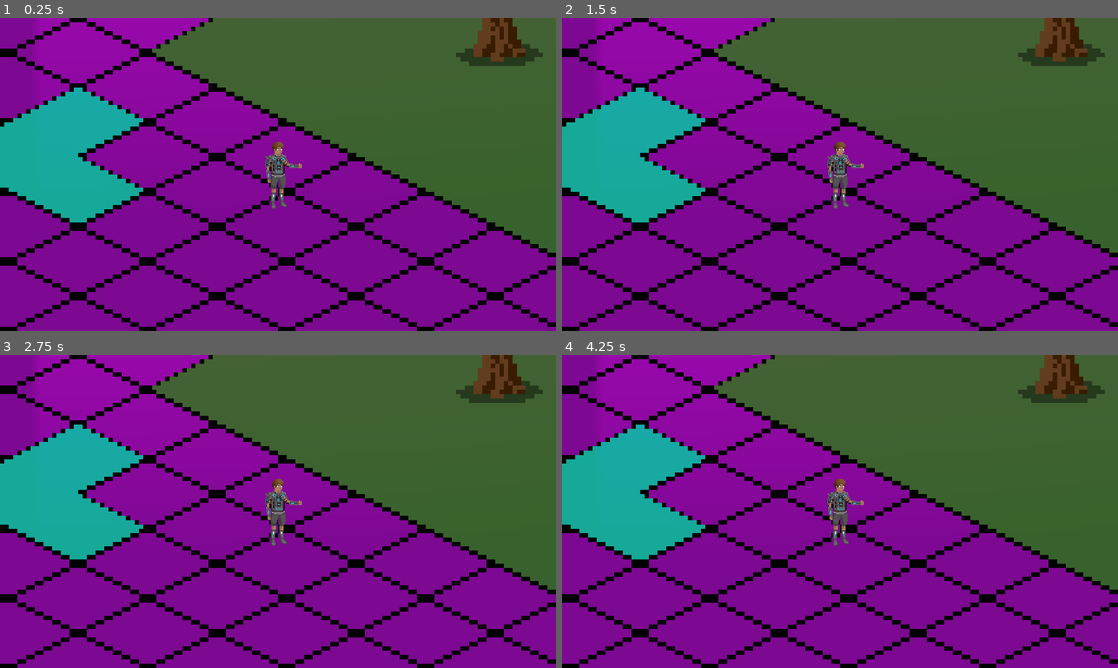
Above: before the commit, frames 1-4 (two rows, left to right).
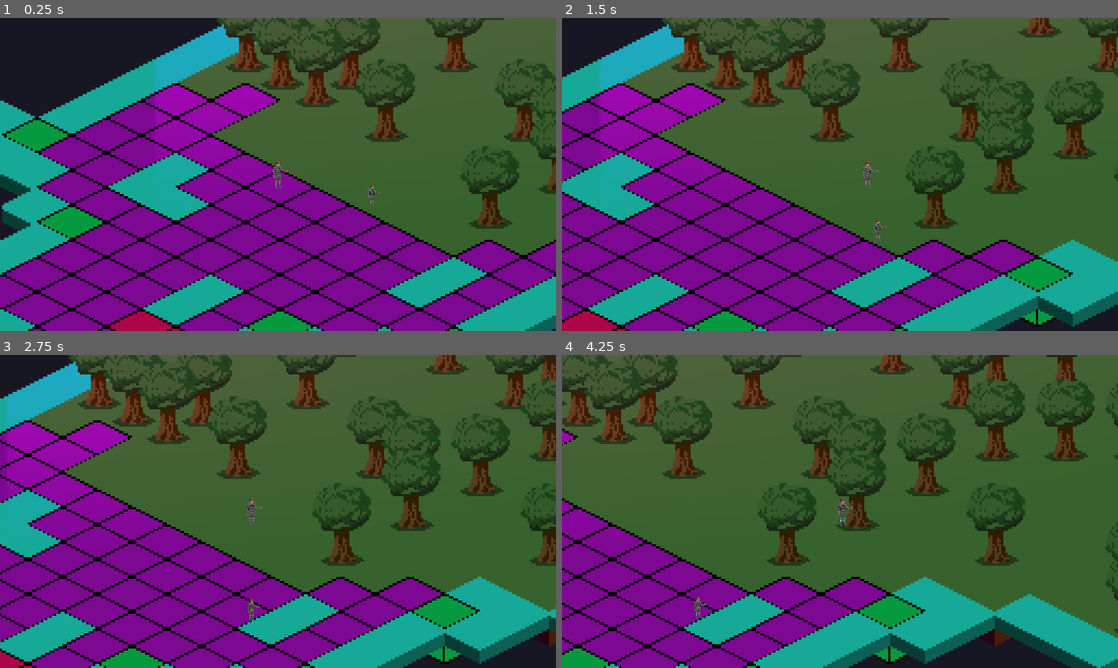
Above: after the commit, the same moments.

Repository: DarkMalygos/Game-Jam-Test
Game: Godot game, scene res://scenes/main.tscn
Same seed, same stepped clock (60 frames per second), same inputs: the game is played once before the commit and once after it.
Inputs (mouse positions are in pixels of both pictures, inside the frame that each line leads up to):
- Up to frame 1 (0.25 s): no input
- Up to frame 2 (1.5 s): tap Enter (ui_accept) at 0.5, 0.77, 0.8, 1.07, 1.35 s; move the mouse to (962, 158) at 0.52 s; hold D (movement_right, bound only after the commit) from 0.53 s (still down); click (962, 158) at 0.6 s; move the mouse to (728, 190) at 1.27 s
- Up to frame 3 (2.75 s): tap Enter (ui_accept) at 1.52, 1.82, 2.3 s; click (166, 527) at 1.55 s; move the mouse to (333, 442) at 2.02 s; release D (movement_right, bound only after the commit) at 2.03 s; hold A (movement_left, bound only after the commit) from 2.03 s (still down); click (333, 442) at 2.1 s
- Up to frame 4 (4.25 s): move the mouse to (812, 574) at 2.77 s; release A (movement_left, bound only after the commit) at 2.78 s; hold D (movement_right, bound only after the commit) from 2.78 s (still down); click (812, 574) at 2.85 s; tap Enter (ui_accept) at 3.02, 3.32, 3.6, 3.77, 4.07 s; move the mouse to (1006, 558) at 3.52 s

The runs differ from the first frame. In frame 1, 52% of the frame differs, in the area x 0-100%, y 0-100%; in frame 2, 57%; in frame 3, 61%; in frame 4, 67%.
Error after the commit: Invalid access of index '0' on a base object of type: 'Array[Ability]'. (res://scripts/entities/entity_bodies/main_character/main_character_weapon_handler.gd:7)

Commit message:
Ability + weapon + wasd + enemy

Diff:
--- a/diablo_clone/project.godot
+++ b/diablo_clone/project.godot
@@ -20,6 +20,34 @@
 window/size/viewport_width=1280
 window/size/viewport_height=720
 
+[input]
+
+movement_left={
+"deadzone": 0.5,
+"events": [null, Object(InputEventKey,"resource_local_to_scene":false,"resource_name":"","device":-1,"window_id":0,"alt_pressed":false,"shift_pressed":false,"ctrl_pressed":false,"meta_pressed":false,"pressed":false,"keycode":0,"physical_keycode":0,"key_label":65,"unicode":97,"location":0,"echo":false,"script":null)
+]
+}
+movement_right={
+"deadzone": 0.5,
+"events": [Object(InputEventKey,"resource_local_to_scene":false,"resource_name":"","device":-1,"window_id":0,"alt_pressed":false,"shift_pressed":false,"ctrl_pressed":false,"meta_pressed":false,"pressed":false,"keycode":0,"physical_keycode":0,"key_label":68,"unicode":100,"location":0,"echo":false,"script":null)
+]
+}
+movement_up={
+"deadzone": 0.5,
+"events": [Object(InputEventKey,"resource_local_to_scene":false,"resource_name":"","device":-1,"window_id":0,"alt_pressed":false,"shift_pressed":false,"ctrl_pressed":false,"meta_pressed":false,"pressed":false,"keycode":0,"physical_keycode":0,"key_label":87,"unicode":119,"location":0,"echo":false,"script":null)
+]
+}
+movement_down={
+"deadzone": 0.5,
+"events": [Object(InputEventKey,"resource_local_to_scene":false,"resource_name":"","device":-1,"window_id":0,"alt_pressed":false,"shift_pressed":false,"ctrl_pressed":false,"meta_pressed":false,"pressed":false,"keycode":0,"physical_keycode":0,"key_label":83,"unicode":115,"location":0,"echo":false,"script":null)
+]
+}
+ability_one={
+"deadzone": 0.5,
+"events": [Object(InputEventMouseButton,"resource_local_to_scene":false,"resource_name":"","device":-1,"window_id":0,"alt_pressed":false,"shift_pressed":false,"ctrl_pressed":false,"meta_pressed":false,"button_mask":0,"position":Vector2(0, 0),"global_position":Vector2(0, 0),"factor":1.0,"button_index":1,"canceled":false,"pressed":false,"double_click":false,"script":null)
+]
+}
+
 [rendering]
 
 textures/canvas_textures/default_texture_filter=0
--- /dev/null
+++ b/diablo_clone/resources/tile_sets/iso_tileset.tres
@@ -0,0 +1,57 @@
+[gd_resource type="TileSet" load_steps=9 format=3 uid="uid://neoqonajhy3g"]
+
+[ext_resource type="Texture2D" uid="uid://csnl4dp1q1uc3" path="res://assets/sprites/tiles/iso_tileset.png" id="1_n02da"]
+[ext_resource type="Texture2D" uid="uid://5ibp20qoyhdy" path="res://assets/sprites/tiles/grass.png" id="2_6knlo"]
+[ext_resource type="Texture2D" uid="uid://d1uuubjiy2ppw" path="res://assets/sprites/tiles/water.png" id="3_53hxp"]
+[ext_resource type="Texture2D" uid="uid://qef8i8xh3fpr" path="res://assets/sprites/tiles/tree.png" id="4_5pwmv"]
+
+[sub_resource type="TileSetAtlasSource" id="TileSetAtlasSource_5xdlw"]
+texture = ExtResource("1_n02da")
+texture_region_size = Vector2i(32, 32)
+1:0/0 = 0
+1:0/0/texture_origin = Vector2i(0, -8)
+2:0/0 = 0
+2:0/0/texture_origin = Vector2i(0, -8)
+3:0/0 = 0
+3:0/0/texture_origin = Vector2i(0, -8)
+5:0/0 = 0
+5:0/0/texture_origin = Vector2i(0, -8)
+6:0/0 = 0
+6:0/0/texture_origin = Vector2i(0, -8)
+6:0/0/physics_layer_0/polygon_0/points = PackedVector2Array(-16, 0, 0, 8, 16, 0, 0, -8)
+0:0/0 = 0
+0:0/0/texture_origin = Vector2i(0, -8)
+7:0/0 = 0
+7:0/0/physics_layer_0/polygon_0/points = PackedVector2Array(-16, 0, 0, 8, 16, 0, 0, -8)
+4:0/0 = 0
+4:0/0/texture_origin = Vector2i(0, -8)
+4:0/0/physics_layer_0/polygon_0/points = PackedVector2Array(-1.00226, 22.7179, -15.2566, 15.368, -16, 0, 0, -8, 16, 0, 15.2566, 15.5907)
+
+[sub_resource type="TileSetAtlasSource" id="TileSetAtlasSource_q80tn"]
+texture = ExtResource("2_6knlo")
+texture_region_size = Vector2i(32, 32)
+0:0/0 = 0
+0:0/0/texture_origin = Vector2i(0, -8)
+
+[sub_resource type="TileSetAtlasSource" id="TileSetAtlasSource_x4lyg"]
+texture = ExtResource("3_53hxp")
+texture_region_size = Vector2i(32, 32)
+0:0/0 = 0
+0:0/0/physics_layer_0/polygon_0/points = PackedVector2Array(16, 0, 0, 8, -16, 0, 0, -8)
+
+[sub_resource type="TileSetAtlasSource" id="TileSetAtlasSource_lavw7"]
+texture = ExtResource("4_5pwmv")
+texture_region_size = Vector2i(64, 64)
+0:0/0 = 0
+0:0/0/physics_layer_0/polygon_0/points = PackedVector2Array(-4.6875, 14.875, 5.3125, 13.375, 6.1875, 15.25, 6.9375, 16, 4.4375, 16.375, 1.3125, 16.375, 0.1875, 16.875, -2.4375, 15.5)
+0:0/0/physics_layer_0/polygon_1/points = PackedVector2Array(-5.1875, 16.5, -8.5625, 16.125, -5.1875, 18.25, 6.0625, 18.625, 9.3125, 16.25, 6.1875, 14.25, -4.5625, 15.25)
+
+[resource]
+tile_shape = 1
+tile_layout = 5
+tile_size = Vector2i(32, 16)
+physics_layer_0/collision_layer = 1
+sources/0 = SubResource("TileSetAtlasSource_5xdlw")
+sources/1 = SubResource("TileSetAtlasSource_q80tn")
+sources/2 = SubResource("TileSetAtlasSource_x4lyg")
+sources/3 = SubResource("TileSetAtlasSource_lavw7")
--- /dev/null
+++ b/diablo_clone/scenes/entities/enemies/ranged/ranged_enemy.tscn
@@ -0,0 +1,12 @@
+[gd_scene load_steps=3 format=3 uid="uid://buys10kgnf6yb"]
+
+[ext_resource type="PackedScene" uid="uid://b0w4pmjhnu7ml" path="res://scenes/entities/entity.tscn" id="1_74ue6"]
+[ext_resource type="Script" path="res://scripts/entities/entity_bodies/ranged_enemy/ranged_enemy_body.gd" id="2_jbijb"]
+
+[node name="RangedEnemy" instance=ExtResource("1_74ue6")]
+
+[node name="EntityBody" parent="." index="0"]
+script = ExtResource("2_jbijb")
+stop_distance = 80.0
+move_away_distance = 50.0
+speed = 30
--- a/diablo_clone/scenes/entities/entity.tscn
+++ b/diablo_clone/scenes/entities/entity.tscn
@@ -1,3 +1,35 @@
-[gd_scene format=3 uid="uid://b0w4pmjhnu7ml"]
+[gd_scene load_steps=6 format=3 uid="uid://b0w4pmjhnu7ml"]
+
+[ext_resource type="Script" path="res://scripts/entities/entity_bodies/entity_body.gd" id="1_2wjaa"]
+[ext_resource type="Texture2D" uid="uid://qpbi27oxlxr" path="res://assets/sprites/entities/main_character/main_character5.png" id="2_6yb70"]
+[ext_resource type="PackedScene" uid="uid://dov3x3d4mvh2i" path="res://scenes/weapons/weapon.tscn" id="3_y5r3r"]
+
+[sub_resource type="SpriteFrames" id="SpriteFrames_l1rkt"]
+animations = [{
+"frames": [{
+"duration": 1.0,
+"texture": ExtResource("2_6yb70")
+}],
+"loop": true,
+"name": &"default",
+"speed": 5.0
+}]
+
+[sub_resource type="CircleShape2D" id="CircleShape2D_n7flt"]
 
 [node name="Entity" type="Node2D"]
+
+[node name="EntityBody" type="CharacterBody2D" parent="."]
+script = ExtResource("1_2wjaa")
+
+[node name="AnimatedSprite2D" type="AnimatedSprite2D" parent="EntityBody"]
+sprite_frames = SubResource("SpriteFrames_l1rkt")
+
+[node name="Weapon" parent="EntityBody" instance=ExtResource("3_y5r3r")]
+position = Vector2(58, -50)
+rotation = -0.698132
+scale = Vector2(0.2, 0.2)
+
+[node name="CollisionShape2D" type="CollisionShape2D" parent="EntityBody"]
+position = Vector2(0, 41)
+shape = SubResource("CircleShape2D_n7flt")
--- a/diablo_clone/scenes/entities/main_character/main_character.tscn
+++ b/diablo_clone/scenes/entities/main_character/main_character.tscn
@@ -1,35 +1,24 @@
-[gd_scene load_steps=6 format=3 uid="uid://bakqliauqbu77"]
+[gd_scene load_steps=5 format=3 uid="uid://bakqliauqbu77"]
 
 [ext_resource type="PackedScene" uid="uid://b0w4pmjhnu7ml" path="res://scenes/entities/entity.tscn" id="1_1s8lj"]
-[ext_resource type="Texture2D" uid="uid://qpbi27oxlxr" path="res://assets/sprites/entities/main_character/main_character5.png" id="2_jro4k"]
-[ext_resource type="Script" path="res://scripts/entities/main_character_movement/main_character_movement.gd" id="2_uxssg"]
+[ext_resource type="Script" path="res://scripts/entities/entity_bodies/main_character/main_character_body.gd" id="2_cfrfb"]
+[ext_resource type="Script" path="res://scripts/entities/entity_bodies/main_character/main_character_weapon_handler.gd" id="3_rmkwu"]
 
-[sub_resource type="SpriteFrames" id="SpriteFrames_147re"]
-animations = [{
-"frames": [{
-"duration": 1.0,
-"texture": ExtResource("2_jro4k")
-}],
-"loop": true,
-"name": &"default",
-"speed": 5.0
-}]
-
-[sub_resource type="CapsuleShape2D" id="CapsuleShape2D_qhq0j"]
-height = 102.0
+[sub_resource type="CircleShape2D" id="CircleShape2D_abm3l"]
 
 [node name="MainCharacter" instance=ExtResource("1_1s8lj")]
+scale = Vector2(0.125, 0.125)
 
-[node name="CharacterBody2D" type="CharacterBody2D" parent="." index="0"]
-script = ExtResource("2_uxssg")
+[node name="EntityBody" parent="." index="0"]
+script = ExtResource("2_cfrfb")
 
-[node name="AnimatedSprite2D" type="AnimatedSprite2D" parent="CharacterBody2D" index="0"]
-sprite_frames = SubResource("SpriteFrames_147re")
+[node name="AbilityHandler" type="Node2D" parent="EntityBody" index="1" node_paths=PackedStringArray("weapon")]
+script = ExtResource("3_rmkwu")
+weapon = NodePath("../Weapon")
 
-[node name="CollisionShape2D" type="CollisionShape2D" parent="CharacterBody2D" index="1"]
-position = Vector2(0, 2)
-shape = SubResource("CapsuleShape2D_qhq0j")
+[node name="Camera2D" type="Camera2D" parent="EntityBody" index="3"]
+zoom = Vector2(5, 5)
+position_smoothing_enabled = true
 
-[node name="Camera2D" type="Camera2D" parent="CharacterBody2D" index="2"]
-zoom = Vector2(10, 10)
-position_smoothing_enabled = true
+[node name="CollisionShape2D" parent="EntityBody" index="4"]
+shape = SubResource("CircleShape2D_abm3l")
--- a/diablo_clone/scenes/main.tscn
+++ b/diablo_clone/scenes/main.tscn
@@ -1,8 +1,9 @@
-[gd_scene load_steps=6 format=4 uid="uid://chtkbkkufm0d6"]
+[gd_scene load_steps=7 format=4 uid="uid://chtkbkkufm0d6"]
 
-[ext_resource type="TileSet" uid="uid://bsprh60fd27g5" path="res://resource/tile_sets/iso_tileset.tres" id="1_kdqyu"]
+[ext_resource type="TileSet" uid="uid://neoqonajhy3g" path="res://resources/tile_sets/iso_tileset.tres" id="1_kdqyu"]
 [ext_resource type="Script" path="res://scripts/tiles/ground_layer.gd" id="2_q8il7"]
 [ext_resource type="PackedScene" uid="uid://bakqliauqbu77" path="res://scenes/entities/main_character/main_character.tscn" id="3_fty4o"]
+[ext_resource type="PackedScene" uid="uid://buys10kgnf6yb" path="res://scenes/entities/enemies/ranged/ranged_enemy.tscn" id="4_6vh64"]
 
 [sub_resource type="Gradient" id="Gradient_uitbr"]
 colors = PackedColorArray(1, 1, 1, 1, 0, 0, 0, 1)
@@ -22,10 +23,6 @@
 tile_set = ExtResource("1_kdqyu")
 script = ExtResource("2_q8il7")
 
-[node name="MainCharacter" parent="TileMap" instance=ExtResource("3_fty4o")]
-position = Vector2(-194, -348)
-scale = Vector2(0.15, 0.15)
-
 [node name="TileMapLayer" type="TileMapLayer" parent="TileMap"]
 self_modulate = Color(0.687215, 0.687215, 0.687215, 1)
 tile_map_data = PackedByteArray("AAACAAMAAAAEAAAAAAACAAIAAAAEAAAAAAACAAEAAAAEAAAAAAACAAAAAAAGAAAAAAACAP//AAACAAAAAAACAP …(4064 unchanged characters)…
@@ -36,3 +33,10 @@
 scale = Vector2(3.875, 3.40625)
 color = Color(1, 0, 0.772549, 1)
 texture = SubResource("GradientTexture2D_c4eiy")
+
+[node name="RangedEnemy" parent="TileMap" instance=ExtResource("4_6vh64")]
+position = Vector2(-157, -350)
+scale = Vector2(0.1, 0.1)
+
+[node name="MainCharacter" parent="TileMap" instance=ExtResource("3_fty4o")]
+position = Vector2(-193, -358)
--- /dev/null
+++ b/diablo_clone/scenes/weapons/projectiles/projectile.tscn
@@ -0,0 +1,9 @@
+[gd_scene load_steps=2 format=3 uid="uid://lh0n8ghxb2da"]
+
+[ext_resource type="Texture2D" uid="uid://bhd70djs2h4gp" path="res://assets/sprites/icon.svg" id="1_r8yn5"]
+
+[node name="Projectile" type="Node2D"]
+scale = Vector2(0.02, 0.02)
+
+[node name="Sprite2D" type="Sprite2D" parent="."]
+texture = ExtResource("1_r8yn5")
--- /dev/null
+++ b/diablo_clone/scenes/weapons/weapon.tscn
@@ -0,0 +1,16 @@
+[gd_scene load_steps=5 format=3 uid="uid://dov3x3d4mvh2i"]
+
+[ext_resource type="Script" path="res://scripts/weapons/weapon.gd" id="1_rhnn7"]
+[ext_resource type="Script" path="res://scripts/abilities/ability.gd" id="2_6hnpt"]
+[ext_resource type="Texture2D" path="res://assets/sprites/weapons/staff.png" id="2_u6u5v"]
+[ext_resource type="Resource" path="res://resources/abilities/ranged_attack.tres" id="3_evnji"]
+
+[node name="Weapon" type="Node2D"]
+script = ExtResource("1_rhnn7")
+abilities = Array[ExtResource("2_6hnpt")]([ExtResource("3_evnji")])
+
+[node name="Sprite2D" type="Sprite2D" parent="."]
+texture = ExtResource("2_u6u5v")
+
+[node name="SpawnPoint" type="Node2D" parent="."]
+position = Vector2(-28, -136)
--- /dev/null
+++ b/diablo_clone/scripts/abilities/ability.gd
@@ -0,0 +1,22 @@
+extends Resource
+class_name Ability
+
+@export var name: String
+@export var cooldown := 2.0
+var cooldown_timer := 0.0
+var active := true
+
+##Override this method in child classes
+func activate(user: Node2D, target_position: Vector2):
+	if active:
+		print(name)
+		active = false
+
+func update_cooldown_timer(delta):
+	if active:
+		return
+
+	cooldown_timer += delta
+	if cooldown <= cooldown_timer:
+		active = true
+		cooldown_timer = 0
--- /dev/null
+++ b/diablo_clone/scripts/abilities/ranged_attack.gd
@@ -0,0 +1,5 @@
+extends Ability
+class_name RangedAttack
+
+func activate(user: Node2D, target_position: Vector2):
+	super.activate(user, target_position)
--- /dev/null
+++ b/diablo_clone/scripts/entities/entity_bodies/entity_body.gd
@@ -0,0 +1,6 @@
+##Every scene that can move
+
+extends CharacterBody2D
+class_name EntityBody
+
+@export var speed := 70
--- /dev/null
+++ b/diablo_clone/scripts/entities/entity_bodies/main_character/main_character_body.gd
@@ -0,0 +1,22 @@
+extends EntityBody
+class_name MainCharacterBody
+
+#@export var jump_velocity = -40.0
+func _process(delta: float) -> void:
+	pass
+
+func _physics_process(delta: float) -> void:
+	#if not is_on_floor():
+		#velocity += get_gravity() * delta
+
+	## Handle jump.
+	#if Input.is_action_just_pressed("ui_accept") and is_on_floor():
+		#velocity.y = jump_velocity
+
+	var direction := Input.get_vector("movement_left", "movement_right", "movement_up", "movement_down")
+	if direction:
+		velocity = direction * speed
+	else:
+		velocity = Vector2.ZERO
+
+	move_and_slide()
--- /dev/null
+++ b/diablo_clone/scripts/entities/entity_bodies/main_character/main_character_weapon_handler.gd
@@ -0,0 +1,7 @@
+extends Node2D
+
+@export var weapon := Node2D
+
+func _process(delta: float) -> void:
+	if Input.is_action_just_pressed("ability_one"):
+		weapon.abilities[0].activate(self, Vector2.ZERO)
--- /dev/null
+++ b/diablo_clone/scripts/entities/entity_bodies/ranged_enemy/ranged_enemy_body.gd
@@ -0,0 +1,33 @@
+extends EntityBody
+
+#const JUMP_VELOCITY = -400.0
+@export var stop_distance := 80.0
+@export var move_away_distance := 50.0
+
+@onready var main_character_body := get_node("/root/Main/TileMap/MainCharacter").get_child(0)
+
+func _physics_process(delta: float) -> void:
+	# Add the gravity.
+	#if not is_on_floor():
+		#velocity += get_gravity() * delta
+#
+	## Handle jump.
+	#if Input.is_action_just_pressed("ui_accept") and is_on_floor():
+		#velocity.y = JUMP_VELOCITY
+
+	# Get the input direction and handle the movement/deceleration.
+	# As good practice, you should replace UI actions with custom gameplay actions.
+	var main_character_position = main_character_body.global_position
+	var main_character_distance = main_character_position.distance_to(global_position)
+
+	var direction = (main_character_position - global_position).normalized()
+
+
+	if main_character_distance < move_away_distance:
+		velocity = -direction * speed
+	elif main_character_distance < stop_distance:
+		velocity = Vector2.ZERO
+	else:
+		velocity = direction * speed
+
+	move_and_slide()
--- /dev/null
+++ b/diablo_clone/scripts/weapons/weapon.gd
@@ -0,0 +1,11 @@
+extends Node2D
+class_name Weapon
+
+@export var abilities: Array[Ability]
+
+func _ready() -> void:
+	pass
+
+func _physics_process(delta: float) -> void:
+	for ability in abilities:
+		ability.update_cooldown_timer(delta)
